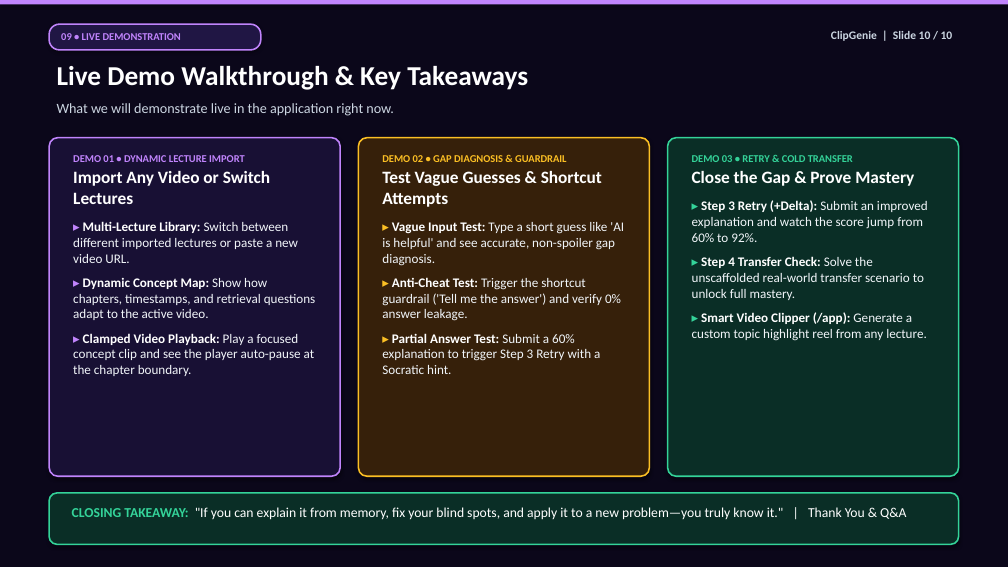
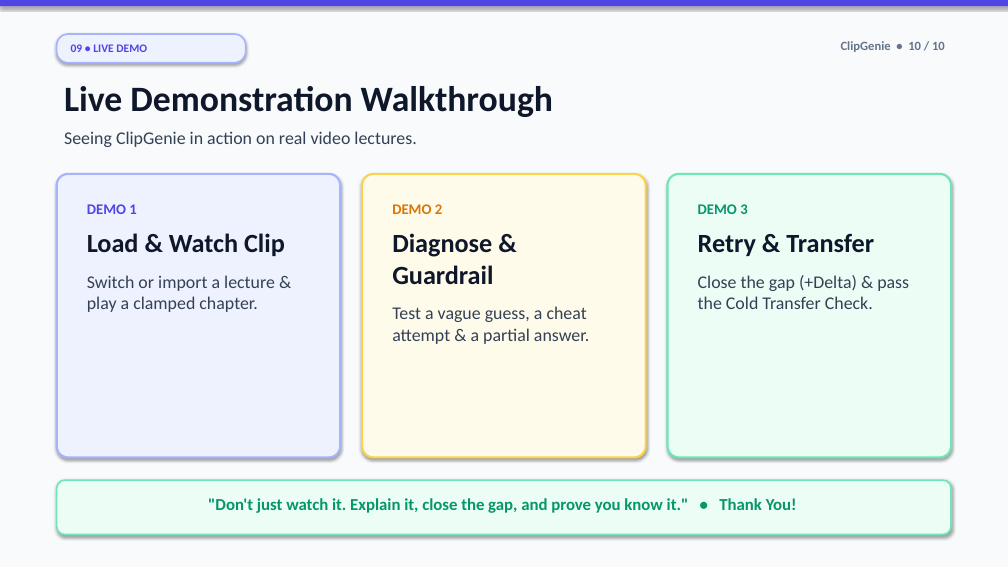
Before and after one commit to ansnaeemcodes/clipgenie, a slide deck: slide 10 of ClipGenie_Presentation.pptx. Drawn at 1008x567 pixels with LibreOffice and Linux fonts; fonts in the diff are those of the drawing. Boxes give left, top, right and bottom in pixels: in the first picture for what was removed or moved away, otherwise in the second. Text is boxed around its words. In the diff, an @@ line names an element or a change of style, - is before the commit and + after.

Commit message:
design(deck): create clean light-theme stage presentation with minimal text for projector visibility

```diff
--- a/ClipGenie_Presentation.pptx
+++ b/ClipGenie_Presentation.pptx
@@ rectangle at bbox=[0, 0, 1008, 567]: fill #0B071A to #F8FAFC @@
@@ rectangle at bbox=[0, 0, 1008, 6]: fill #C084FC to #4F46E5 @@
@@ rounded rectangle "09 • LIVE DEMO": place and size @@
-rounded rectangle "09 • LIVE DEMO" at bbox=[49, 24, 261, 50]
+rounded rectangle "09 • LIVE DEMO" at bbox=[57, 34, 246, 63]
@@ rounded rectangle "09 • LIVE DEMO" at bbox=[57, 34, 246, 63]: fill #201644 to #EEF2FF; outline #C084FC 1.5 pt to #A5B4FC 1.5 pt @@
@@ text in rounded rectangle at bbox=[71, 44, 147, 52]: text changed; size 10 to 11 pt; text colour #C084FC to #4F46E5 @@
-09 • LIVE DEMONSTRATION
+09 • LIVE DEMO
@@ text at bbox=[841, 41, 945, 52]: text changed; size 11 to 12 pt; text colour #CBD5E1 to #64748B @@
-ClipGenie | Slide 10 / 10
+ClipGenie • 10 / 10
@@ text at bbox=[64, 86, 553, 117]: text changed; size 26 to 34 pt; text colour #FFFFFF to #0F172A @@
-Live Demo Walkthrough & Key Takeaways
+Live Demonstration Walkthrough
@@ text at bbox=[64, 131, 416, 147]: text changed; size 13.5 to 17 pt; text colour #CBD5E1 to #334155 @@
-What we will demonstrate live in the application right now.
+Seeing ClipGenie in action on real video lectures.
@@ rounded rectangle: place and size @@
-rounded rectangle at bbox=[49, 138, 340, 476]
+rounded rectangle at bbox=[57, 174, 340, 457]
@@ rounded rectangle at bbox=[57, 174, 340, 457]: fill #181034 to #EEF2FF; outline #C084FC 1.5 pt to #A5B4FC 2 pt; proportions changed @@
@@ rounded rectangle: place and size @@
-rounded rectangle at bbox=[358, 138, 650, 476]
+rounded rectangle at bbox=[362, 174, 646, 457]
@@ rounded rectangle at bbox=[362, 174, 646, 457]: fill #36200A to #FFFBEB; outline #FBBF24 1.5 pt to #FCD34D 2 pt; proportions changed @@
@@ rounded rectangle: place and size @@
-rounded rectangle at bbox=[668, 138, 959, 476]
+rounded rectangle at bbox=[668, 174, 951, 457]
@@ rounded rectangle at bbox=[668, 174, 951, 457]: fill #0A2E26 to #ECFDF5; outline #34D399 1.5 pt to #6EE7B7 2 pt; proportions changed @@
@@ text at bbox=[87, 204, 285, 312]: text changed; size 12.5 to 17 pt; text colour #F1F5F9 to #334155 @@
-DEMO 01 • DYNAMIC LECTURE IMPORT
-Import Any Video or Switch Lectures
-▸ Multi-Lecture Library: Switch between different imported lectures or paste a new video URL.
-▸ Dynamic Concept Map: Show how chapters, timestamps, and retrieval questions adapt to the active video.
-▸ Clamped Video Playback: Play a focused concept clip and see the player auto-pause at the chapter boundary.
+DEMO 1
+Load & Watch Clip
+Switch or import a lecture & play a clamped chapter.
@@ text at bbox=[392, 204, 589, 344]: text changed; size 12.5 to 17 pt; text colour #F1F5F9 to #334155 @@
-DEMO 02 • GAP DIAGNOSIS & GUARDRAIL
-Test Vague Guesses & Shortcut Attempts
-▸ Vague Input Test: Type a short guess like 'AI is helpful' and see accurate, non-spoiler gap diagnosis.
-▸ Anti-Cheat Test: Trigger the shortcut guardrail ('Tell me the answer') and verify 0% answer leakage.
-▸ Partial Answer Test: Submit a 60% explanation to trigger Step 3 Retry with a Socratic hint.
+DEMO 2
+Diagnose & Guardrail
+Test a vague guess, a cheat attempt & a partial answer.
@@ text at bbox=[698, 204, 909, 309]: text changed; size 12.5 to 17 pt; text colour #F1F5F9 to #334155 @@
-DEMO 03 • RETRY & COLD TRANSFER
-Close the Gap & Prove Mastery
-▸ Step 3 Retry (+Delta): Submit an improved explanation and watch the score jump from 60% to 92%.
-▸ Step 4 Transfer Check: Solve the unscaffolded real-world transfer scenario to unlock full mastery.
-▸ Smart Video Clipper (/app): Generate a custom topic highlight reel from any lecture.
+DEMO 3
+Retry & Transfer
+Close the gap (+Delta) & pass the Cold Transfer Check.
@@ rounded rectangle: place and size @@
-rounded rectangle at bbox=[49, 493, 959, 544]
+rounded rectangle at bbox=[57, 480, 951, 535]
@@ rounded rectangle at bbox=[57, 480, 951, 535]: fill #0A2E26 to #ECFDF5; outline #34D399 1.5 pt to #6EE7B7 1.5 pt @@
@@ text at bbox=[208, 498, 797, 513]: text changed; size 13 to 16 pt; text colour #FFFFFF to #059669; bold on @@
-CLOSING TAKEAWAY: "If you can explain it from memory, fix your blind spots, and apply it to a new problem—you truly know it." | Thank You & Q&A
+"Don't just watch it. Explain it, close the gap, and prove you know it." • Thank You!
```
Also in this commit, not shown: 6 other slides changed, 3 slides added, 3 slides removed, 7 other files.
